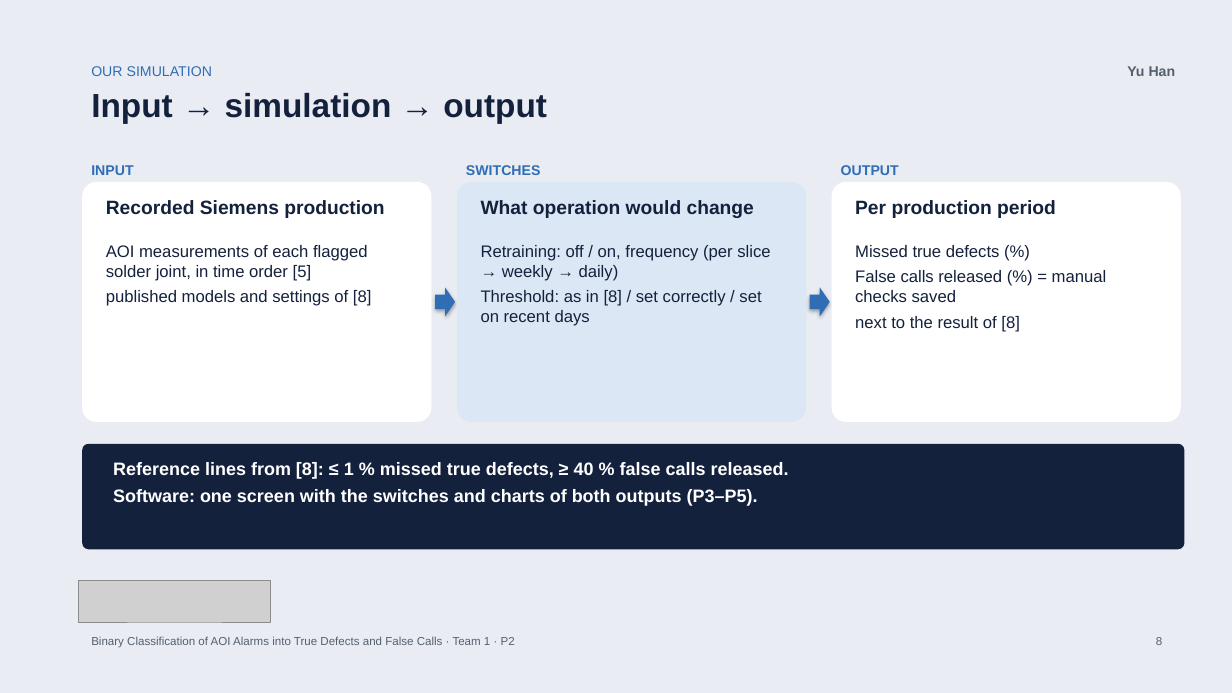
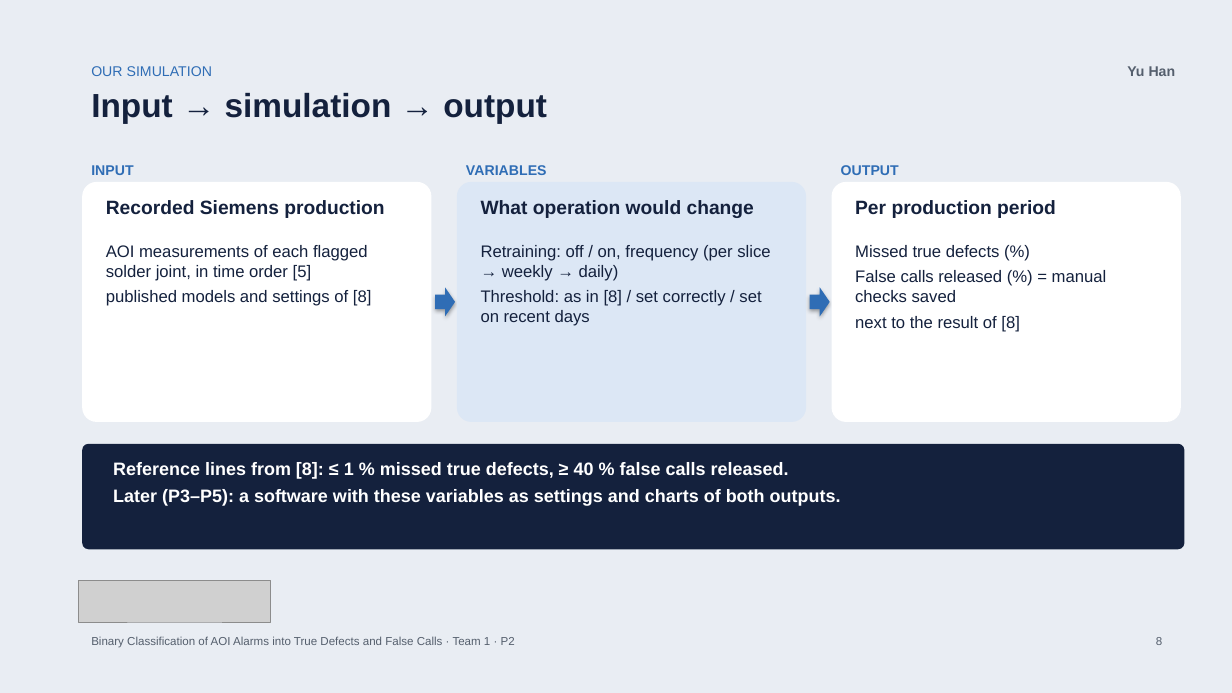
Before and after one commit to bodhi584/aoi-false-call-classification, a slide deck: slide 8 of docs/slides_p2.pptx. Drawn at 1232x693 pixels with LibreOffice and Linux fonts; fonts in the diff are those of the drawing; grey boxes stand for pictures. Boxes give left, top, right and bottom in pixels: in the first picture for what was removed or moved away, otherwise in the second. Text is boxed around its words. In the diff, an @@ line names an element or a change of style, - is before the commit and + after.

Commit message:
P2 slides: revision of P1 after the core paper; switches -> variables (#32, #36)

```diff
--- a/docs/slides_p2.pptx
+++ b/docs/slides_p2.pptx
@@ text at [466,165,547,175]: text changed @@
-SWITCHES
+VARIABLES
@@ text at [113,489,841,506]: text changed @@
-Software: one screen with the switches and charts of both outputs (P3–P5).
+Later (P3–P5): a software with these variables as settings and charts of both outputs.
```
Also in this commit, not shown: 5 other slides changed, 5 other files.
